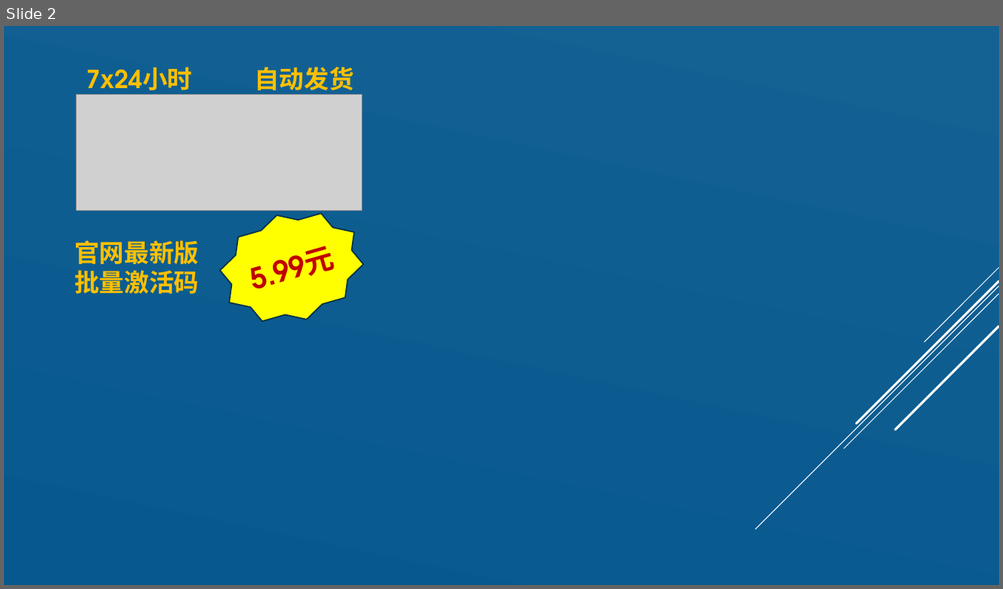
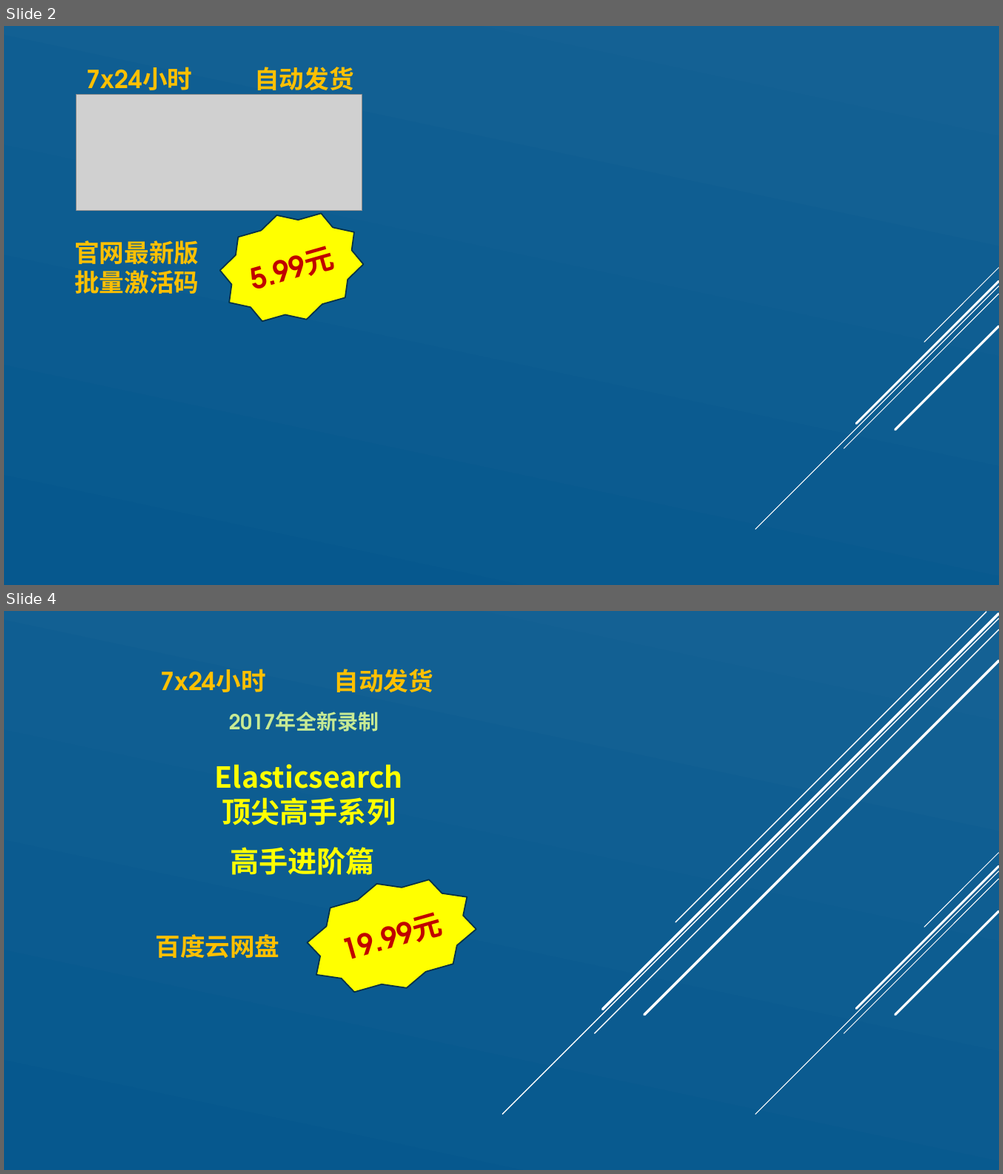
Before and after one commit to zhangpengyf/taobao-shop, a slide deck: 淘宝销售文案.pptx. Shown one above the other, each under a label of ours: slide 2 before the commit, slides 2 and 4 after it; the slides between them are not shown. The pictures are 1003x589 and 1003x1174 pixels, drawn with LibreOffice and Linux fonts; fonts in the diff are those of the drawing; grey boxes stand for pictures. Boxes give left, top, right and bottom in pixels: in the first picture for what was removed or moved away, otherwise in the second. Text is boxed around its words. In the diff, an @@ line names an element or a change of style, - is before the commit and + after.

```diff
--- a/淘宝销售文案.pptx
+++ b/淘宝销售文案.pptx
@@ slide 4 added at [4, 611, 999, 1170], background gradient #146194 to #06588E; not listed: 5 template elements that a slide beside it also shows @@
@@ line added from (999, 618) to (503, 1115), #FFFFFF 1 pt @@
@@ line added from (999, 629) to (595, 1034), #FFFFFF 1 pt @@
@@ line added from (999, 614) to (603, 1009), #FFFFFF 2.5 pt @@
@@ line added from (986, 612) to (675, 923), #FFFFFF 1 pt @@
@@ text added at [160, 669, 432, 692], 24 pt, text #FFC000, bold @@
+7x24小时 自动发货
@@ line added from (999, 661) to (644, 1015), #FFFFFF 2.5 pt @@
@@ text added at [229, 712, 379, 732], 20 pt, text #C7EA94, bold @@
+2017年全新录制
@@ text added at [215, 764, 403, 826], 28 pt, text #FFFF00, bold @@
+Elasticsearch
+顶尖高手系列
@@ text added at [230, 847, 375, 875], 28 pt, text #FFFF00, bold @@
+高手进阶篇
@@ star added at [297, 861, 486, 1011], fill #FFFF00, outline #043148 1.25 pt, 28 pt, text #C00000, bold @@
+19.99元
@@ text added at [156, 934, 280, 958], 24 pt, text #FFC000, bold @@
+百度云网盘
```
Also in this commit, not shown: 1 slide changed, 2 other slides added.
